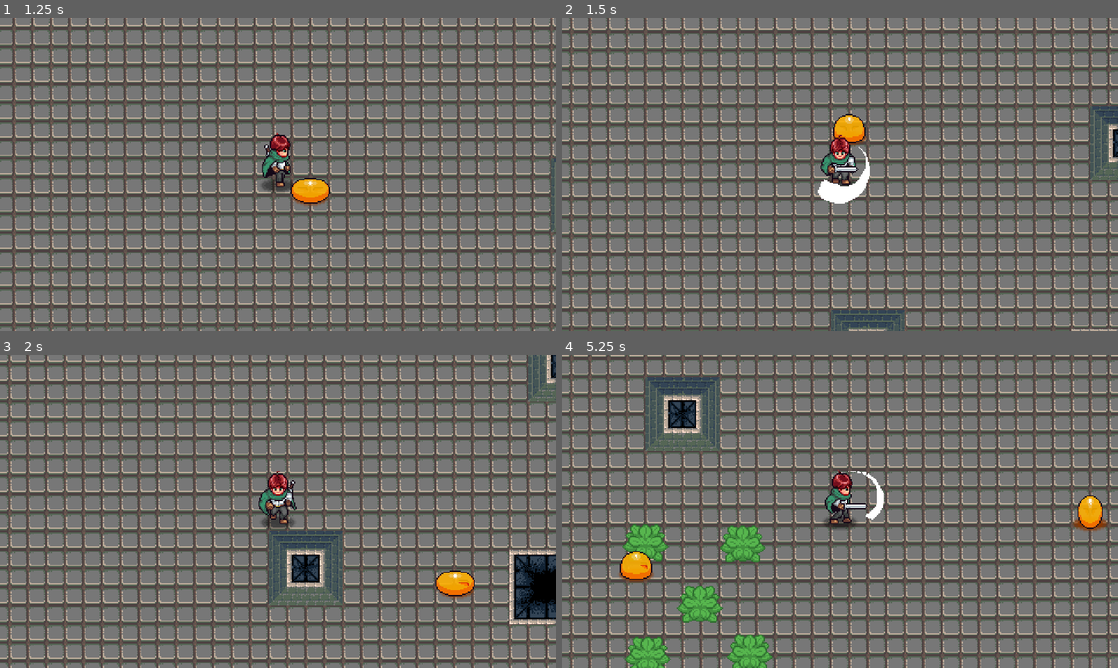
Above: before the commit, frames 1-4 (two rows, left to right).
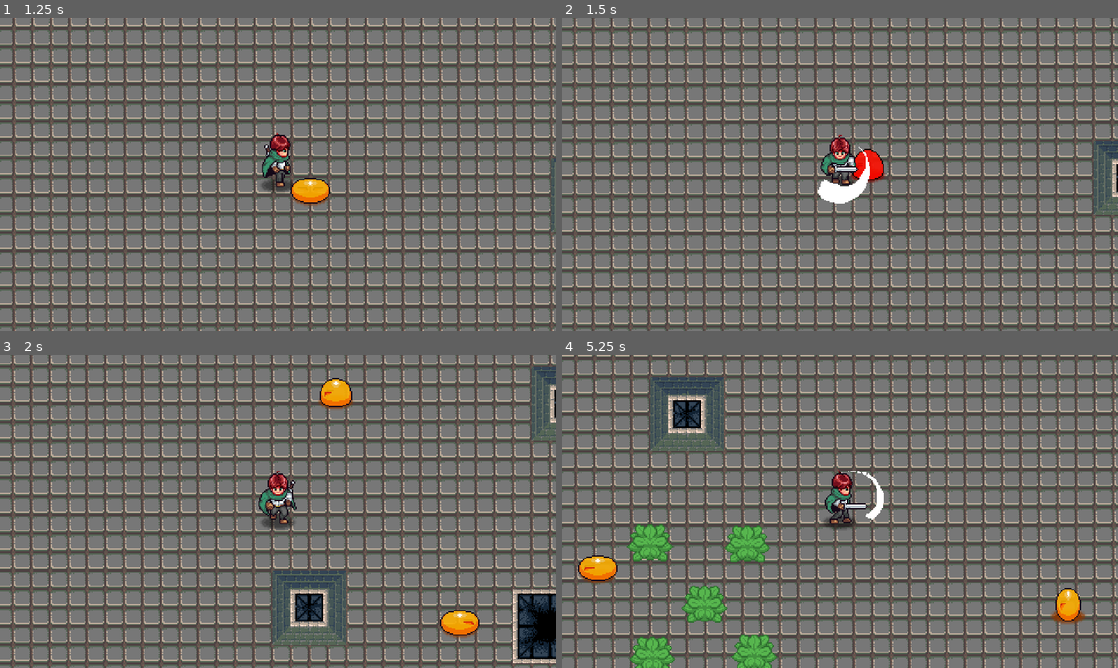
Above: after the commit, the same moments.

Repository: UltimaAngel/Video-Game-Project-1
Game: Godot game, scene res://game/scenes/game.tscn
The game is run twice, just before and just after one commit, with the same random seed, the same clock (stepped at 60 frames per second) and the same inputs.
Inputs (mouse positions are in pixels of both pictures, inside the frame that each line leads up to):
- Up to frame 1 (1.25 s): move the mouse to (400, 158) at 0.52 s; press the mouse at (400, 158) at 0.53 s; hold D (right) from 0.53 s (still down)
- Up to frame 2 (1.5 s): move the mouse to (728, 190) at 1.27 s; release D (right) at 1.28 s; release the mouse at (728, 190) at 1.28 s; hold S (down) from 1.28 s (still down); click (728, 190) at 1.35 s
- Up to frame 3 (2 s): keep holding S (down)
- Up to frame 4 (5.25 s): move the mouse to (895, 442) at 2.02 s; release S (down) at 2.03 s; press the mouse at (895, 442) at 2.03 s; hold D (right) 2.03-2.78 s; tap I at 2.1, 4.35 s; move the mouse to (812, 574) at 2.77 s; release the mouse at (812, 574) at 2.78 s; hold W (up) 2.78-3.53 s; click (812, 574) at 2.85 s; move the mouse to (1006, 558) at 3.52 s; press the mouse at (1006, 558) at 3.53 s; hold A (left) 3.53-5.03 s; move the mouse to (673, 464) at 4.27 s; release the mouse at (673, 464) at 4.28 s; click (673, 464) at 4.55 s; move the mouse to (867, 511) at 5.02 s; press the mouse at (867, 511) at 5.03 s; hold S (down) from 5.03 s (still down)

Frame 1 is identical in both runs. In frame 2, 58% of the frame differs, in the area x 0-100%, y 0-100%; in frame 3, 60%; in frame 4, 39%.

Commit message:
Alex/combat (#52)
* Project saved

* Player into class; State and StateMachine classes

* Player reformated; idle and walking scripts

* Continuous animations

* Attack annimations

* Attack state and sword swoosh

* Attack aduio, decel, and shadow

* Fix Player Sprite Diagonal Direction Bug

When quickly switch diagonal movement directions, the player would
occasionally walk backwards. This is now fixed.

* Hitbox and hurtbox made

* Basic hitboxes and hurtboxes added

* Removed old player files

* Changed player shadow, adjusted plant

* Adjusted player hitbox

* Player stun state added

* Fixed lingering hitbox bug

* Fixed missing player stun state REAL

---------

Co-authored-by: Lukas-bit <lukasrenschler@gmail.com>

Diff:
--- a/components/health_component/health_component.gd
+++ b/components/health_component/health_component.gd
@@ -1,8 +1,8 @@
 class_name HealthComponent
 extends Node2D
 
-signal damaged
-signal destroyed
+signal damaged(hurt_box: HurtBox)
+signal destroyed(hurt_box: HurtBox)
 
 @export var _max_health: float = 100.0
 var _health: float
@@ -12,9 +12,17 @@
 	_health = _max_health
 
 
-func damage(damage_taken: int) -> void:
-	_health -= damage_taken
+func damage(hurt_box: HurtBox) -> void:
+	_health -= hurt_box.damage
 	if _health > 0:
-		damaged.emit()
+		damaged.emit(hurt_box)
 	else:
-		destroyed.emit()
+		destroyed.emit(hurt_box)
+		#damaged.emit(hurt_box)
+		#update(99)
+
+
+func update(delta: int) -> void:
+	# May want to change health/max health to int and use clampi
+	# May want to use this in damage function
+	_health = clampf(_health + delta, 0, _max_health)
--- a/components/hitboxes/hit_box.gd
+++ b/components/hitboxes/hit_box.gd
@@ -1,7 +1,7 @@
 class_name HitBox
 extends Area2D
 
-signal Damaged(damage: int)
+signal Damaged(hurt_box: HurtBox)
 
 
 # Called when the node enters the scene tree for the first time.
@@ -14,6 +14,5 @@
 	pass
 
 
-func TakeDamage(damage: int) -> void:
-	print("TakeDamage: ", damage)
-	Damaged.emit(damage)
+func TakeDamage(hurt_box: HurtBox) -> void:
+	Damaged.emit(hurt_box)
--- a/components/hurtboxes/hurt_box.gd
+++ b/components/hurtboxes/hurt_box.gd
@@ -16,4 +16,4 @@
 
 func AreaEntered(a: Area2D) -> void:
 	if a is HitBox:
-		a.TakeDamage(damage)
+		a.TakeDamage(self)
--- a/entities/enemies/slime/scenes/slime.tscn
+++ b/entities/enemies/slime/scenes/slime.tscn
@@ -721,7 +721,7 @@
 &"destroy": SubResource("Animation_2ipdc")
 }
 
-[node name="Slime" type="CharacterBody2D" node_paths=PackedStringArray("animation_player", "entity_sprite", "health_component", "hit_box", "state_machine")]
+[node name="Slime" type="CharacterBody2D" unique_id=1513585146 node_paths=PackedStringArray("animation_player", "entity_sprite", "health_component", "hit_box", "state_machine")]
 collision_layer = 256
 collision_mask = 16
 script = ExtResource("1_6xq2y")
@@ -731,80 +731,75 @@
 hit_box = NodePath("HitBox")
 state_machine = NodePath("EnemyStateMachine")
 
-[node name="HitBox" parent="." instance=ExtResource("3_v17ds")]
+[node name="HitBox" parent="." unique_id=1135316748 instance=ExtResource("3_v17ds")]
 position = Vector2(0, -5)
 
-[node name="CollisionShape2D" type="CollisionShape2D" parent="HitBox"]
+[node name="CollisionShape2D" type="CollisionShape2D" parent="HitBox" unique_id=693101512]
 position = Vector2(0, -7)
 shape = SubResource("CircleShape2D_jy1ul")
 
-[node name="Sprite2D" type="Sprite2D" parent="."]
+[node name="Sprite2D" type="Sprite2D" parent="." unique_id=1616502418]
 position = Vector2(0, -24)
 texture = ExtResource("1_2mbw8")
 hframes = 16
 vframes = 2
 
-[node name="ShadowSprite2D" type="Sprite2D" parent="Sprite2D"]
+[node name="ShadowSprite2D" type="Sprite2D" parent="Sprite2D" unique_id=1781497452]
 modulate = Color(0.5411765, 0.21176471, 0, 1)
 show_behind_parent = true
 position = Vector2(0, 19)
 texture = ExtResource("1_ncw7u")
 
-[node name="HurtBox" parent="." instance=ExtResource("2_jy1ul")]
+[node name="HurtBox" parent="." unique_id=341164625 instance=ExtResource("2_jy1ul")]
 position = Vector2(0, -5)
-collision_mask = 1
-
-[node name="CollisionShape2D" type="CollisionShape2D" parent="HurtBox"]
+
+[node name="CollisionShape2D" type="CollisionShape2D" parent="HurtBox" unique_id=1298171338]
 position = Vector2(0, -7)
 shape = SubResource("CircleShape2D_jy1ul")
 
-[node name="HealthComponent" parent="." instance=ExtResource("2_co1cg")]
+[node name="HealthComponent" parent="." unique_id=1880626882 instance=ExtResource("2_co1cg")]
 position = Vector2(0, -5)
 _max_health = 5.0
 
-[node name="CollisionShape2D" type="CollisionShape2D" parent="."]
+[node name="CollisionShape2D" type="CollisionShape2D" parent="." unique_id=1140413669]
 position = Vector2(0, -5)
 rotation = 1.5707964
 shape = SubResource("CapsuleShape2D_umckf")
 
-[node name="AnimationPlayer" type="AnimationPlayer" parent="."]
-libraries = {
-&"": SubResource("AnimationLibrary_6xq2y")
-}
-autoplay = "idle_down"
-
-[node name="EnemyStateMachine" type="Node" parent="."]
+[node name="AnimationPlayer" type="AnimationPlayer" parent="." unique_id=1895594556]
+libraries/ = SubResource("AnimationLibrary_6xq2y")
+autoplay = &"idle_down"
+
+[node name="EnemyStateMachine" type="Node" parent="." unique_id=518489781]
 script = ExtResource("6_fbeu0")
 
-[node name="Idle" type="Node" parent="EnemyStateMachine" node_paths=PackedStringArray("next_state")]
+[node name="Idle" type="Node" parent="EnemyStateMachine" unique_id=1752269788 node_paths=PackedStringArray("next_state")]
 script = ExtResource("7_nly76")
 next_state = NodePath("../Wander")
 
-[node name="Wander" type="Node" parent="EnemyStateMachine" node_paths=PackedStringArray("next_state")]
+[node name="Wander" type="Node" parent="EnemyStateMachine" unique_id=1134428550 node_paths=PackedStringArray("next_state")]
 script = ExtResource("8_8hb4w")
 anim_name = "wander"
 next_state = NodePath("../Idle")
 
-[node name="Stun" type="Node" parent="EnemyStateMachine" node_paths=PackedStringArray("next_state")]
+[node name="Stun" type="Node" parent="EnemyStateMachine" unique_id=629314679 node_paths=PackedStringArray("next_state")]
 script = ExtResource("11_jy1ul")
 anim_name = "stun"
 next_state = NodePath("../Idle")
 
-[node name="Destroy" type="Node" parent="EnemyStateMachine"]
+[node name="Destroy" type="Node" parent="EnemyStateMachine" unique_id=1919655682]
 script = ExtResource("13_jy1ul")
 anim_name = "destroy"
 
-[node name="AudioStreamPlayer2D" type="AudioStreamPlayer2D" parent="."]
+[node name="AudioStreamPlayer2D" type="AudioStreamPlayer2D" parent="." unique_id=716930436]
 position = Vector2(0, -5)
 max_polyphony = 4
 
-[node name="DestroyEffectSprite" type="Sprite2D" parent="."]
+[node name="DestroyEffectSprite" type="Sprite2D" parent="." unique_id=2131348647]
 visible = false
 position = Vector2(0, -8)
 texture = ExtResource("11_h77dj")
 hframes = 6
 
-[node name="AnimationPlayer" type="AnimationPlayer" parent="DestroyEffectSprite"]
-libraries = {
-&"": SubResource("AnimationLibrary_4kmju")
-}
+[node name="AnimationPlayer" type="AnimationPlayer" parent="DestroyEffectSprite" unique_id=210176055]
+libraries/ = SubResource("AnimationLibrary_4kmju")
--- a/entities/enemies/slime/scripts/enemy_state_destroy.gd
+++ b/entities/enemies/slime/scripts/enemy_state_destroy.gd
@@ -3,6 +3,7 @@
 @export var knockback_speed: float = 400.0
 @export var decelerate_speed: float = 10.0
 
+var _damage_position: Vector2
 var _direction := Vector2.ZERO
 
 
@@ -12,7 +13,7 @@
 
 func enter() -> void:
 	entity.is_invulnerable = true
-	_direction = entity.global_position.direction_to(PlayerManager.player.global_position)
+	_direction = entity.global_position.direction_to(_damage_position)
 	entity.direction = _direction
 	entity.velocity = _direction * -knockback_speed
 	entity.update_animation(anim_name)
@@ -24,7 +25,8 @@
 	return null
 
 
-func _on_destroyed() -> void:
+func _on_destroyed(hurt_box: HurtBox) -> void:
+	_damage_position = hurt_box.global_position
 	get_parent().change_state(self)
 
 
--- a/entities/enemies/slime/scripts/enemy_state_stun.gd
+++ b/entities/enemies/slime/scripts/enemy_state_stun.gd
@@ -4,6 +4,7 @@
 @export var knockback_speed: float = 400.0
 @export var decelerate_speed: float = 10.0
 
+var _damage_position: Vector2
 var _direction := Vector2.ZERO
 var _is_anim_finished: bool = false
 
@@ -15,7 +16,7 @@
 func enter() -> void:
 	entity.is_invulnerable = true
 	_is_anim_finished = false
-	_direction = entity.global_position.direction_to(PlayerManager.player.global_position)
+	_direction = entity.global_position.direction_to(_damage_position)
 	entity.direction = _direction
 	entity.velocity = _direction * -knockback_speed
 	entity.update_animation(anim_name)
@@ -34,7 +35,8 @@
 	entity.is_invulnerable = false
 
 
-func _on_damaged() -> void:
+func _on_damaged(hurt_box: HurtBox) -> void:
+	_damage_position = hurt_box.global_position
 	get_parent().change_state(self)
 
 
--- a/entities/player/scenes/player.tscn
+++ b/entities/player/scenes/player.tscn
@@ -12,6 +12,8 @@
 [ext_resource type="AudioStream" uid="uid://bihc3ics5ekta" path="res://entities/player/assets/sword_swoosh.wav" id="11_ekl84"]
 [ext_resource type="PackedScene" uid="uid://bha3le6ms846r" path="res://components/hurtboxes/hurt_box.tscn" id="11_oucfp"]
 [ext_resource type="PackedScene" uid="uid://bw04c753lmlf3" path="res://components/hitboxes/hit_box.tscn" id="11_vwfor"]
+[ext_resource type="Script" uid="uid://cqp7jsw83yljy" path="res://entities/player/scripts/state_stun.gd" id="12_vwfor"]
+[ext_resource type="AudioStream" uid="uid://beachdr1o4jr" path="res://entities/player/assets/hit_player.wav" id="13_ekl84"]
 
 [sub_resource type="CircleShape2D" id="CircleShape2D_ittr2"]
 radius = 8.062258
@@ -427,12 +429,78 @@
 &"walk_up": SubResource("Animation_2kdo7")
 }
 
-[sub_resource type="CapsuleShape2D" id="CapsuleShape2D_vgqql"]
-radius = 13.0
-height = 44.0
+[sub_resource type="CircleShape2D" id="CircleShape2D_oucfp"]
 
 [sub_resource type="CircleShape2D" id="CircleShape2D_ekl84"]
 radius = 20.0
+
+[sub_resource type="Animation" id="Animation_exelp"]
+length = 0.001
+tracks/0/type = "value"
+tracks/0/imported = false
+tracks/0/enabled = true
+tracks/0/path = NodePath(".:modulate")
+tracks/0/interp = 1
+tracks/0/loop_wrap = true
+tracks/0/keys = {
+"times": PackedFloat32Array(0),
+"transitions": PackedFloat32Array(1),
+"update": 0,
+"values": [Color(1, 1, 1, 1)]
+}
+
+[sub_resource type="Animation" id="Animation_33iwi"]
+resource_name = "damaged"
+length = 0.5
+tracks/0/type = "value"
+tracks/0/imported = false
+tracks/0/enabled = true
+tracks/0/path = NodePath(".:modulate")
+tracks/0/interp = 1
+tracks/0/loop_wrap = true
+tracks/0/keys = {
+"times": PackedFloat32Array(0, 0.1, 0.2, 0.3, 0.4, 0.45, 0.5),
+"transitions": PackedFloat32Array(1, 1, 1, 1, 1, 1, 1),
+"update": 1,
+"values": [Color(1, 1, 1, 1), Color(1, 1, 1, 0.19607843), Color(1, 1, 1, 1), Color(1, 1, 1, 0.19607843), Color(1, 1, 1, 1), Color(1, 1, 1, 0.19607843), Color(1, 1, 1, 1)]
+}
+tracks/1/type = "audio"
+tracks/1/imported = false
+tracks/1/enabled = true
+tracks/1/path = NodePath("Audio/AudioStreamPlayer2D")
+tracks/1/interp = 1
+tracks/1/loop_wrap = true
+tracks/1/keys = {
+"clips": [{
+"end_offset": 0.0,
+"start_offset": 0.0,
+"stream": ExtResource("13_ekl84")
+}],
+"times": PackedFloat32Array(0)
+}
+tracks/1/use_blend = true
+
+[sub_resource type="Animation" id="Animation_vwfor"]
+resource_name = "default"
+tracks/0/type = "value"
+tracks/0/imported = false
+tracks/0/enabled = true
+tracks/0/path = NodePath(".:modulate")
+tracks/0/interp = 1
+tracks/0/loop_wrap = true
+tracks/0/keys = {
+"times": PackedFloat32Array(0),
+"transitions": PackedFloat32Array(1),
+"update": 0,
+"values": [Color(1, 1, 1, 1)]
+}
+
+[sub_resource type="AnimationLibrary" id="AnimationLibrary_pt0jy"]
+_data = {
+&"RESET": SubResource("Animation_exelp"),
+&"damaged": SubResource("Animation_33iwi"),
+&"default": SubResource("Animation_vwfor")
+}
 
 [node name="Player" type="CharacterBody2D" unique_id=1951096566 node_paths=PackedStringArray("animation_player", "entity_sprite", "health_component", "hit_box", "state_machine")]
 top_level = true
@@ -478,10 +546,12 @@
 
 [node name="HitBox" parent="." unique_id=983766842 instance=ExtResource("11_vwfor")]
 position = Vector2(0, -23)
-collision_layer = 1
+collision_layer = 2
 
 [node name="CollisionShape2D" type="CollisionShape2D" parent="HitBox" unique_id=2140502692]
-shape = SubResource("CapsuleShape2D_vgqql")
+position = Vector2(0, 12)
+shape = SubResource("CircleShape2D_oucfp")
+debug_color = Color(0.56197894, 0.5571533, 0.14572686, 0.41960785)
 
 [node name="StateMachine" type="Node" parent="." unique_id=1976067012]
 script = ExtResource("7_u3c1g")
@@ -495,6 +565,9 @@
 [node name="Attack" type="Node" parent="StateMachine" unique_id=1228722913]
 script = ExtResource("8_2suro")
 attack_sound = ExtResource("11_ekl84")
+
+[node name="Stun" type="Node" parent="StateMachine" unique_id=862125443]
+script = ExtResource("12_vwfor")
 
 [node name="Camera2D" type="Camera2D" parent="." unique_id=1916636438]
 position = Vector2(0, -8)
@@ -518,3 +591,6 @@
 [node name="CollisionShape2D" type="CollisionShape2D" parent="Interactions/HurtBox" unique_id=281246918]
 shape = SubResource("CircleShape2D_ekl84")
 debug_color = Color(0.9536719, 0.20807242, 0.16435587, 0.41960785)
+
+[node name="EffectAnimationPlayer" type="AnimationPlayer" parent="." unique_id=1411569256]
+libraries/ = SubResource("AnimationLibrary_pt0jy")
--- a/entities/player/scripts/player.gd
+++ b/entities/player/scripts/player.gd
@@ -2,6 +2,8 @@
 extends Entity
 
 @onready var interactions: Node = get_node("Interactions")
+@onready var effect_animation_player: AnimationPlayer = $EffectAnimationPlayer
+# May not need effect animation player here, but it may be specific to Player
 
 
 func set_cardinal_direction(value: Vector2) -> void:
--- a/entities/player/scripts/state_attack.gd
+++ b/entities/player/scripts/state_attack.gd
@@ -19,9 +19,11 @@
 	entity.update_animation("attack")
 	attack_anim.play("attack_" + entity.anim_direction)
 	animation_player.animation_finished.connect(end_attack)
+
 	audio.stream = attack_sound
 	audio.pitch_scale = randf_range(0.9, 1.1)
 	audio.play()
+
 	attacking = true
 	await get_tree().create_timer(0.075).timeout
 	hurt_box.monitoring = true
@@ -32,6 +34,9 @@
 	animation_player.animation_finished.disconnect(end_attack)
 	attacking = false
 	hurt_box.monitoring = false
+	await get_tree().create_timer(0.075).timeout
+	if hurt_box.monitoring == true:
+		hurt_box.monitoring = false
 
 
 func process(_delta: float) -> State:
--- /dev/null
+++ b/entities/player/scripts/state_stun.gd
@@ -0,0 +1,65 @@
+class_name State_Stun
+extends State
+
+var _prev_dir := Vector2.ZERO
+
+@export var move_speed: float = 100.0
+@export var invulnerable_duration: float = 0.5
+
+var hurt_box: HurtBox
+var direction: Vector2
+
+@onready var idle: State = $"../Idle"
+@onready var attack: State = $"../Attack"
+
+
+func init() -> void:
+	entity.health_component.damaged.connect(_entity_damaged)
+
+
+# Player enters State
+func enter() -> void:
+	# May need to use other animations depending on entered state
+	entity.update_animation("walk")
+	entity.effect_animation_player.play("damaged")
+	entity.effect_animation_player.animation_finished.connect(_animation_finished)
+	entity.make_invulnerable(invulnerable_duration)
+
+
+# Player exits State
+func exit() -> void:
+	next_state = null
+	entity.effect_animation_player.animation_finished.disconnect(_animation_finished)
+
+
+func process(_delta: float) -> State:
+	if entity.direction == Vector2.ZERO:
+		return idle
+
+	entity.velocity = entity.direction * move_speed
+
+	if entity.direction != _prev_dir:
+		entity.update_animation("walk")
+	_prev_dir = entity.direction
+	#return null
+	return next_state
+
+
+func physics(_delta: float) -> State:
+	return null
+
+
+func handle_input(_event: InputEvent) -> State:
+	if _event.is_action_pressed("click"):
+		return attack
+	return null
+
+
+func _entity_damaged(_hurt_box: HurtBox) -> void:
+	hurt_box = _hurt_box
+	state_machine.change_state(self)
+
+
+func _animation_finished(_a: String) -> void:
+	# Next state is always idle, may want it to be different depending on enetered state
+	next_state = idle
--- a/entities/scripts/entity.gd
+++ b/entities/scripts/entity.gd
@@ -8,12 +8,19 @@
 
 const DIR_4 = [Vector2.RIGHT, Vector2.DOWN, Vector2.LEFT, Vector2.UP]
 
+# Some variables may need to be @onready instead
 @export var animation_player: AnimationPlayer
+#@export var effect_animation_player: AnimationPlayer
 @export var entity_sprite: Sprite2D
 @export var health_component: HealthComponent
 @export var hit_box: HitBox
 @export var is_invulnerable: bool = false
 @export var state_machine: StateMachine
+
+# Signal used by Player to emit new directions
+signal DirectionChanged(new_direction: Vector2)
+# signal damaged(hurt_box: HurtBox)
+# May not need damaged signal here since it's handled by the health component
 
 var cardinal_direction := Vector2.DOWN:
 	set = set_cardinal_direction
@@ -27,6 +34,7 @@
 		state_machine.initialize(self)
 	if hit_box:
 		hit_box.Damaged.connect(_on_damaged)
+	update_health(99)
 
 
 func _physics_process(_delta):
@@ -51,6 +59,10 @@
 func set_direction(value: Vector2) -> void:
 	direction = value
 
+	# Additonal moonwalk prevention
+	#var direction_id: int = int(round((direction + cardinal_direction * 0.1).angle() / TAU * DIR_4.size()))
+	#var new_dir = DIR_4[ direction_id]
+
 	# Keep same sprite direction if player stops moving
 	if value == Vector2.ZERO:
 		return
@@ -74,13 +86,28 @@
 		return
 	cardinal_direction = new_dir
 
+	DirectionChanged.emit(new_dir)
+
 
 func update_animation(state: String) -> void:
 	animation_player.play(state + "_" + anim_direction)
 
 
-func _on_damaged(damage_taken: int) -> void:
+func _on_damaged(hurt_box: HurtBox) -> void:
 	if is_invulnerable == true:
 		return
 	if health_component:
-		health_component.damage(damage_taken)
+		health_component.damage(hurt_box)
+
+
+func update_health(delta: int) -> void:
+	if health_component:
+		health_component.update(delta)
+
+
+func make_invulnerable(_duration: float) -> void:
+	is_invulnerable = true
+	hit_box.monitoring = false
+	await get_tree().create_timer(_duration).timeout
+	is_invulnerable = false
+	hit_box.monitoring = true
--- a/entities/scripts/state.gd
+++ b/entities/scripts/state.gd
@@ -6,6 +6,7 @@
 
 # Reference to Entity the State belongs to
 var entity: Entity
+var state_machine: StateMachine
 
 
 func _ready() -> void:
--- a/entities/scripts/state_machine.gd
+++ b/entities/scripts/state_machine.gd
@@ -19,10 +19,16 @@
 
 
 func initialize(entity: Entity) -> void:
+	if get_child_count() == 0:
+		return
+
+	# Set each state's entity to the provided one, set the machine, and init
 	for c in get_children():
 		assert(c is State)
 		c.entity = entity
+		c.state_machine = self
 		c.init()
+
 	# Default state will be the first child of StateMachine
 	change_state(get_child(0))
 	process_mode = Node.PROCESS_MODE_INHERIT
--- a/game/scenes/game.tscn
+++ b/game/scenes/game.tscn
@@ -1,6 +1,7 @@
 [gd_scene format=3 uid="uid://4pqund3nukl7"]
 
-[ext_resource type="PackedScene" uid="uid://bo0pwsa6hw5ue" path="res://entities/player/scenes/player.tscn" id="1_7aouk"]
+[ext_resource type="PackedScene" uid="uid://bo0pwsa6hw5ue" path="res://characters/player/scenes/player.tscn" id="1_7aouk"]
+[ext_resource type="Script" uid="uid://b6fbiyjuwntgn" path="res://entities/player/scripts/player.gd" id="2_wowgv"]
 [ext_resource type="PackedScene" uid="uid://clc62kh1t0g6n" path="res://dungeon/map_01.tscn" id="3_vv3et"]
 [ext_resource type="PackedScene" uid="uid://dbqqs3tagpnsr" path="res://props/Objects/plant.tscn" id="3_wowgv"]
 [ext_resource type="PackedScene" uid="uid://canu8q4nsyg2a" path="res://entities/enemies/slime/scenes/slime.tscn" id="3_ykdcs"]
@@ -11,6 +12,7 @@
 [node name="Player" parent="." unique_id=1082954933 instance=ExtResource("1_7aouk")]
 top_level = false
 position = Vector2(582, 314)
+script = ExtResource("2_wowgv")
 
 [node name="Map-01" parent="." unique_id=2102652478 instance=ExtResource("3_vv3et")]
 
--- a/props/Objects/plant.gd
+++ b/props/Objects/plant.gd
@@ -6,5 +6,5 @@
 	$HitBox.Damaged.connect(TakeDamage)
 
 
-func TakeDamage(_damage: int) -> void:
+func TakeDamage(hurt_box: HurtBox) -> void:
 	queue_free()
Not shown: 1 places in entities/enemies/slime/scenes/slime.tscn that only renumber resources
Not shown, added: entities/player/assets/hit_player.wav.import
Not shown, added: entities/player/scripts/state_stun.gd.uid
Binary file added: gui/gui-health.png
Not shown, added: gui/gui-health.png.import
Not shown, added: entities/player/assets/hit_player.wav
